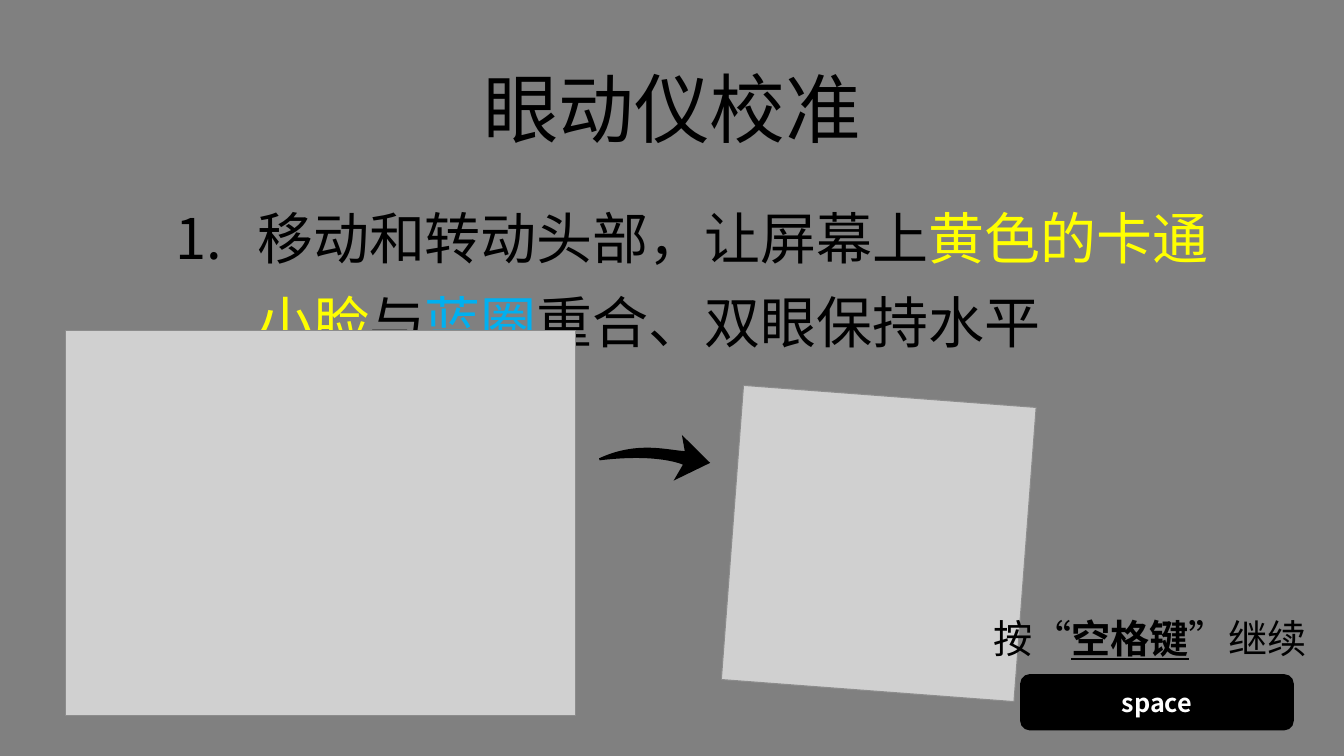
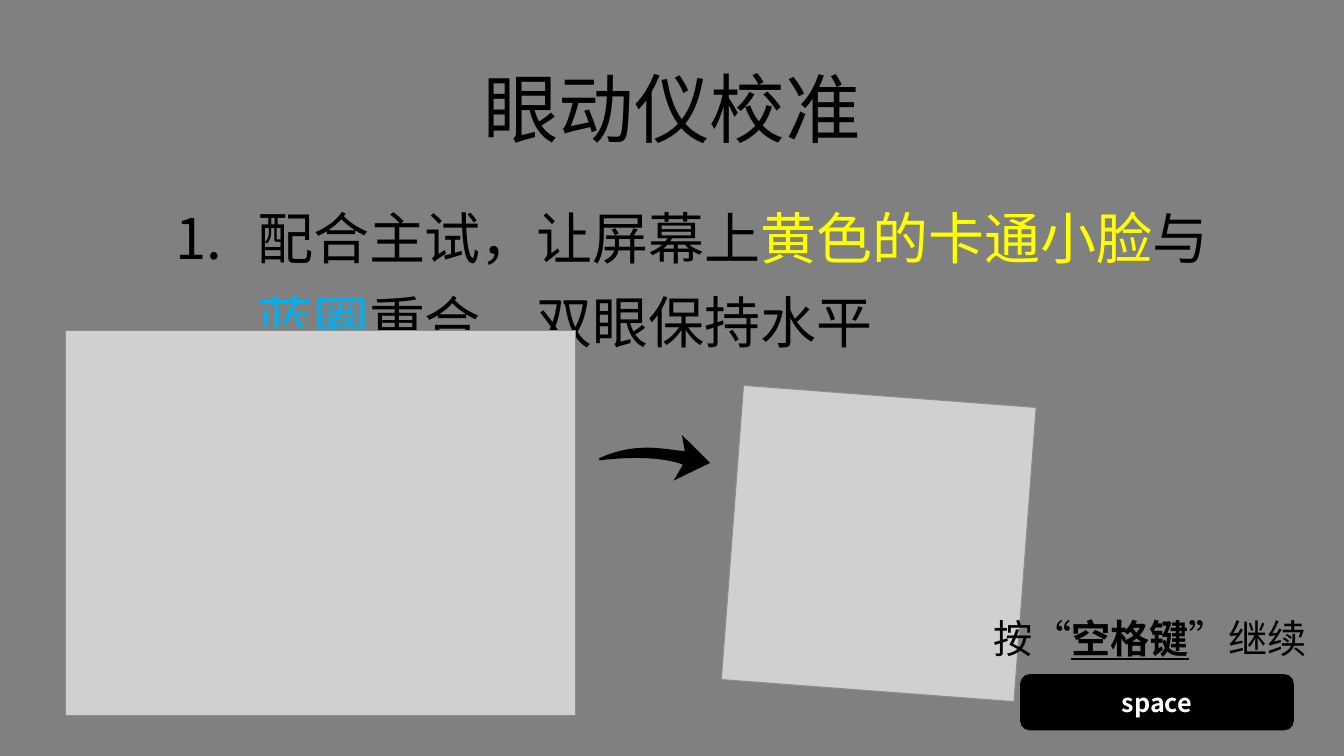
Before and after one commit to lyxose/FreeView, a slide deck: slide 3 of Instructions.pptx. Drawn at 1344x756 pixels with LibreOffice and Linux fonts; fonts in the diff are those of the drawing; grey boxes stand for pictures. Boxes give left, top, right and bottom in pixels: in the first picture for what was removed or moved away, otherwise in the second. Text is boxed around its words. In the diff, an @@ line names an element or a change of style, - is before the commit and + after.

```diff
--- a/Instructions.pptx
+++ b/Instructions.pptx
@@ text at (257,212,1208,357): text changed @@
-1. 移动和转动头部，让屏幕上黄色的卡通小脸与蓝圈重合、双眼保持水平
+1. 配合主试，让屏幕上黄色的卡通小脸与蓝圈重合、双眼保持水平
```
Also in this commit, not shown: 9 other slides changed, 6 slides removed, 36 other files.
